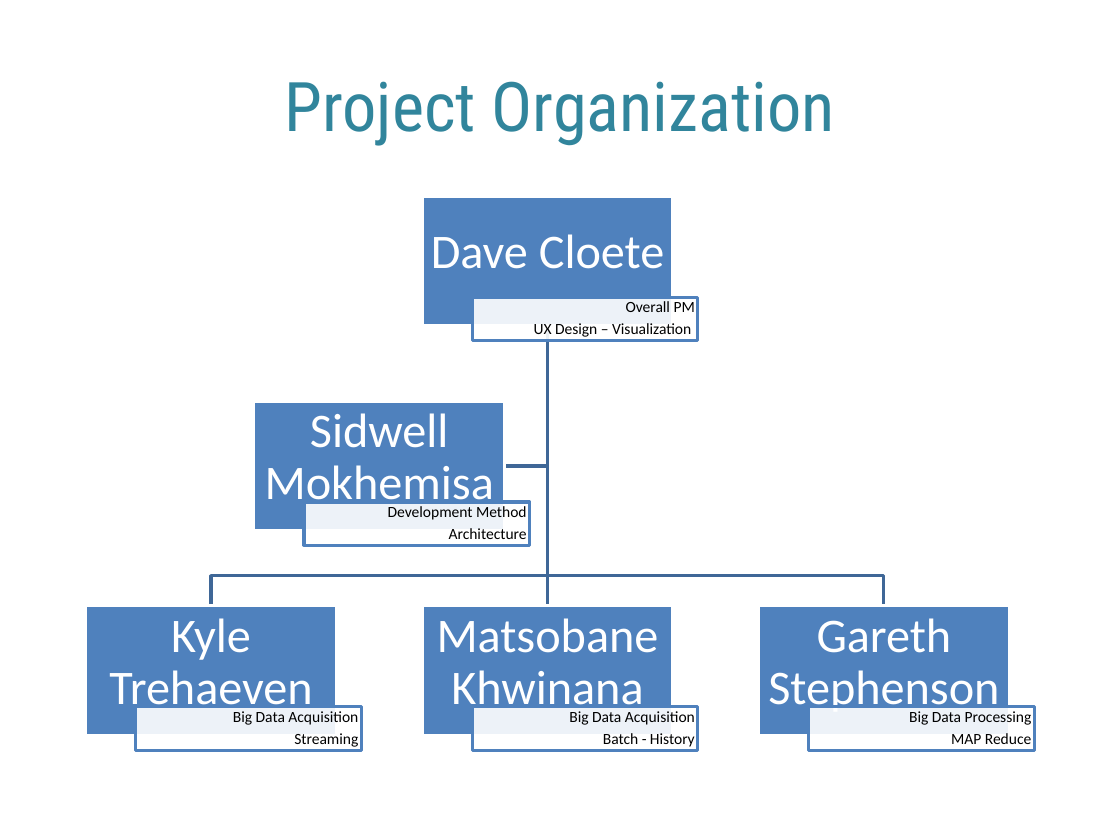
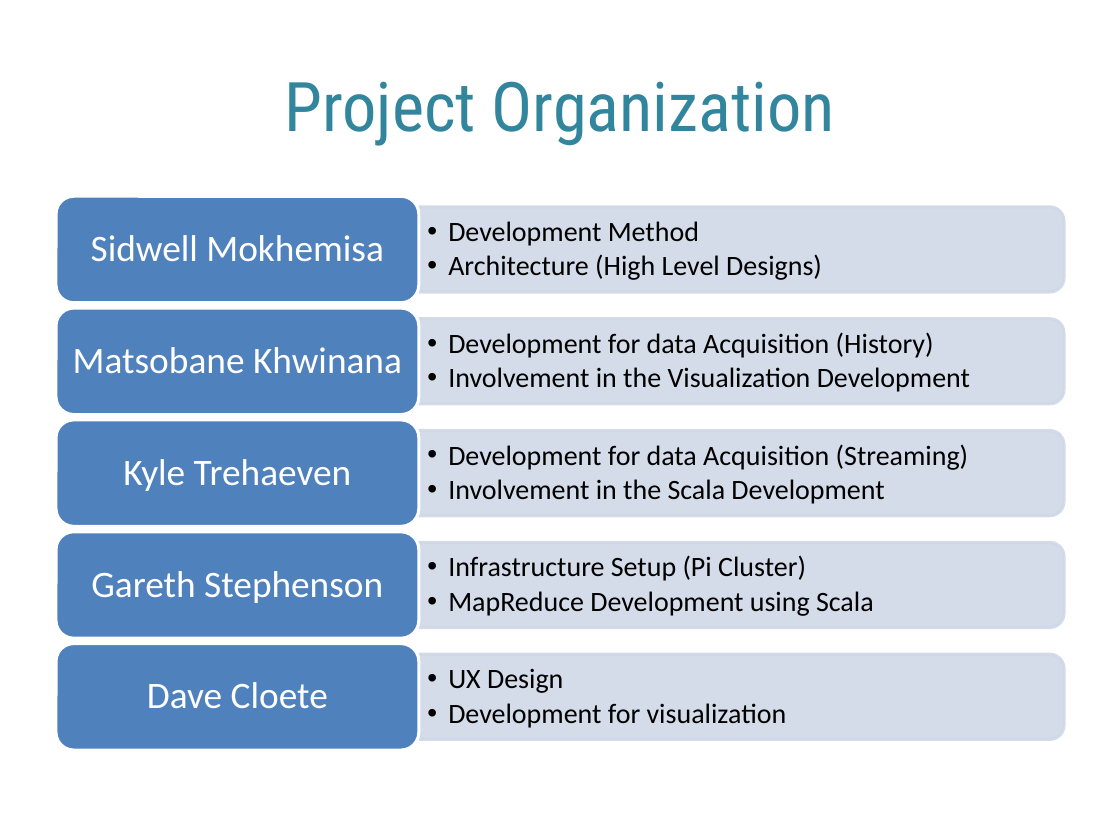
Before and after one commit to garethstephenson/ELEN7046_Group2_2016, a slide deck: slide 5 of documentation/ELEN7046 Group 2 - Group Presention.pptx. Drawn at 1120x840 pixels with LibreOffice and Linux fonts; fonts in the diff are those of the drawing; background and template pictures are left out. Boxes give left, top, right and bottom in pixels: in the first picture for what was removed or moved away, otherwise in the second. Text is boxed around its words. In the diff, an @@ line names an element or a change of style, - is before the commit and + after.

```diff
--- a/documentation/ELEN7046 Group 2 - Group Presention.pptx
+++ b/documentation/ELEN7046 Group 2 - Group Presention.pptx
@@ size 31 to 24 pt; less space between paragraphs in 5 elements at <box>147,682,328,709</box>, <box>123,459,352,491</box>, <box>73,347,402,374</box>, <box>91,571,383,603</box>, <box>91,235,384,262</box> @@
@@ text "Sidwell Mokhemisa": place and size @@
-text "Sidwell Mokhemisa" at <box>265,413,494,512</box>
+text "Sidwell Mokhemisa" at <box>91,235,384,262</box>
@@ text "Development Method": place and size @@
-text "Development Method" at <box>388,506,527,539</box>
+text "Development Method" at <box>448,221,822,280</box>
@@ text at <box>448,221,699,246</box>: size 10 to 18 pt in "Development Method"; alignment right to left; bullet none to ••; list level 1 to 2 in "Development Method" @@
@@ text at <box>448,254,822,280</box>: text changed; size 10 to 18 pt @@
-Architecture
+  •• Architecture (High Level Designs)
@@ text "Matsobane Khwinana": place and size @@
-text "Matsobane Khwinana" at <box>437,618,659,717</box>
+text "Matsobane Khwinana" at <box>73,347,402,374</box>
@@ text "Kyle Trehaeven": place and size @@
-text "Kyle Trehaeven" at <box>109,618,312,717</box>
+text "Kyle Trehaeven" at <box>123,459,352,491</box>
@@ group removed at <box>85,196,1035,750</box>: 10 rectangles, 4 freeform shapes, 3 texts @@
-Big Data Acquisition
-Streaming
-Big Data Acquisition
-Batch - History
-Big Data Processing
-MAP Reduce
@@ text "Gareth Stephenson": place and size @@
-text "Gareth Stephenson" at <box>768,618,999,717</box>
+text "Gareth Stephenson" at <box>91,571,383,603</box>
@@ group added at <box>56,196,1064,750</box>: 5 round same rects, 5 rounded rectangles, 3 texts @@
+  •• Development for data Acquisition (History)
+  •• Involvement in the Visualization Development
+  •• Development for data Acquisition (Streaming)
+  •• Involvement in the Scala Development
+  •• Infrastructure Setup (Pi Cluster)
+  •• MapReduce Development using Scala
@@ text "Dave Cloete": place and size @@
-text "Dave Cloete" at <box>431,234,665,269</box>
+text "Dave Cloete" at <box>147,682,328,709</box>
@@ text at <box>448,668,787,728</box>: text changed; size 10 to 18 pt @@
-Overall PM
-UX Design – Visualization
+  •• UX Design
+  •• Development for visualization
```
Also in this commit, not shown: 10 other slides changed, 11 slides added, 2 slides removed.
